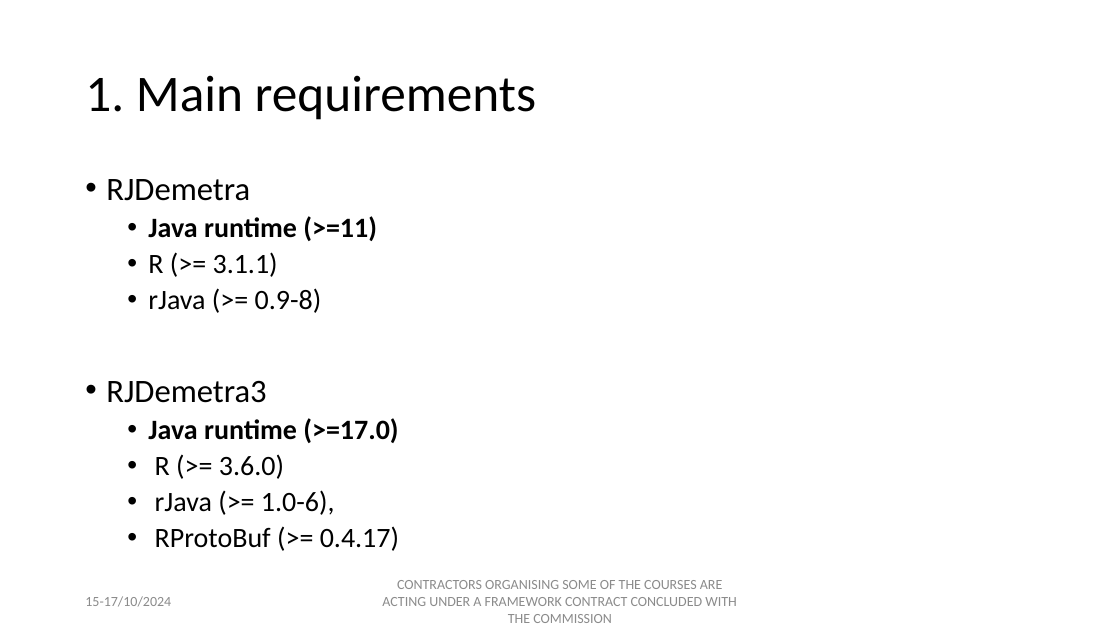
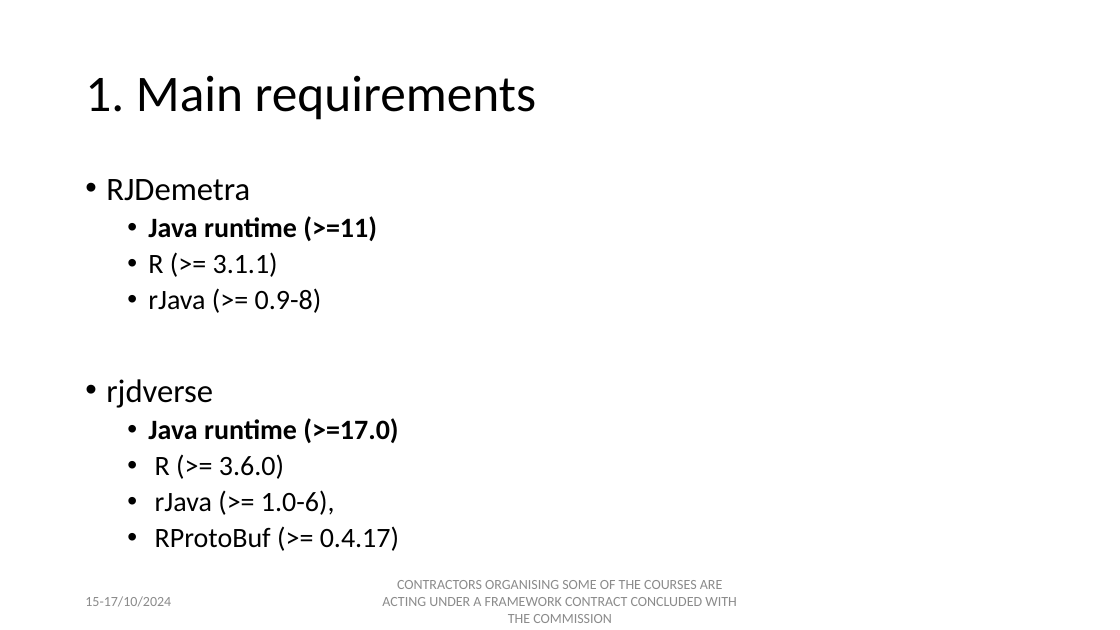
Before and after one commit to palatej/ESTP2024, a slide deck: slide 2 of Presentations/1.3 JD+ and R.pptx. Drawn at 1120x630 pixels with LibreOffice and Linux fonts; fonts in the diff are those of the drawing. Boxes give left, top, right and bottom in pixels: in the first picture for what was removed or moved away, otherwise in the second. Text is boxed around its words. In the diff, an @@ line names an element or a change of style, - is before the commit and + after.

```diff
--- a/Presentations/1.3 JD+ and R.pptx
+++ b/Presentations/1.3 JD+ and R.pptx
@@ text at (x1=106, y1=379, x2=213, y2=408): text changed @@
-• RJDemetra3
+• rjdverse
```
Also in this commit, not shown: 7 other slides changed, 12 other files.
